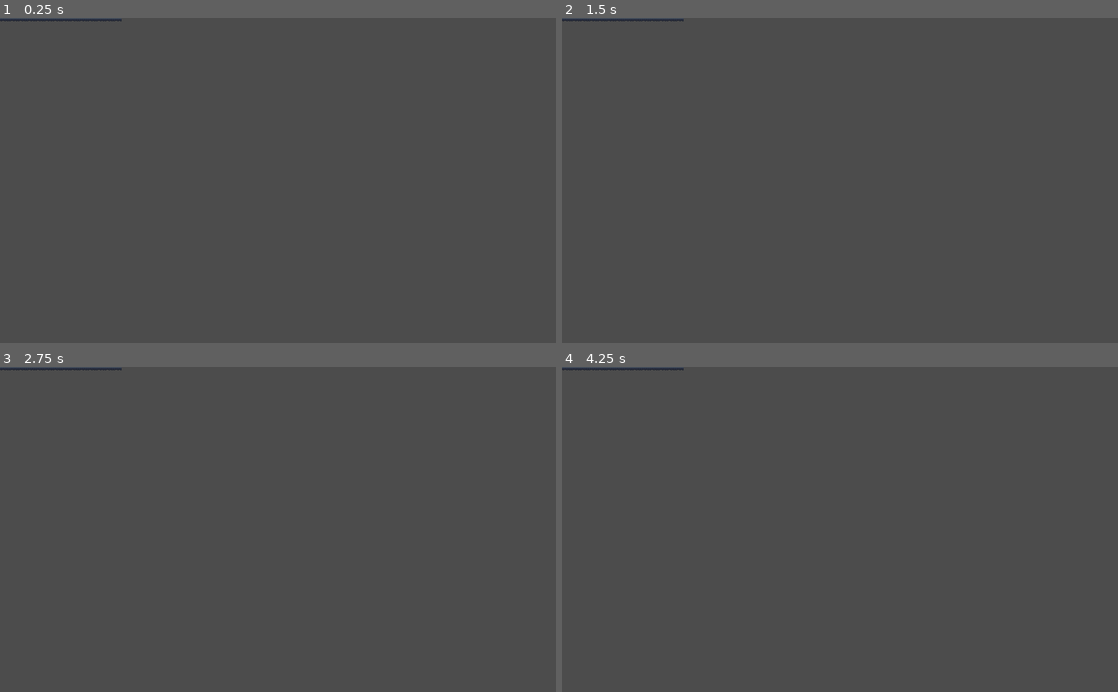
Above: before the commit, frames 1-4 (two rows, left to right).
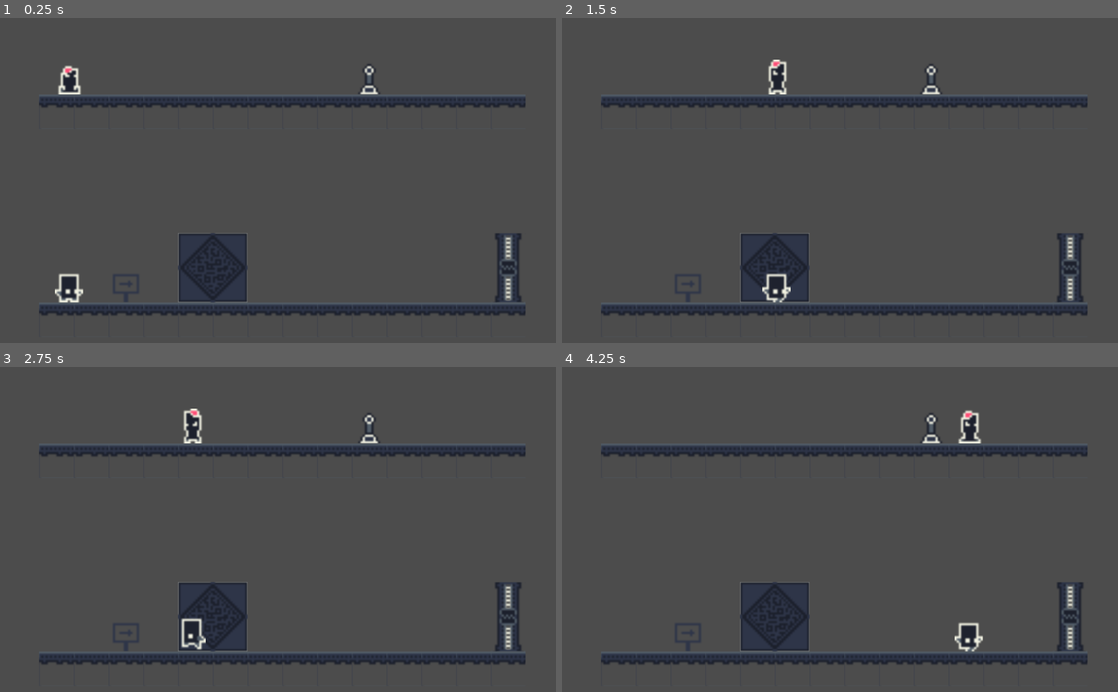
Above: after the commit, the same moments.

Repository: JuanG10/minion3
Game: Godot game, scene res://escenas/niveles/Tutorial clones.tscn
The game is run twice, just before and just after one commit, with the same random seed, the same clock (stepped at 60 frames per second) and the same inputs. The project has no main scene, so this scene is started directly.
Inputs:
- Up to frame 1 (0.25 s): no input
- Up to frame 2 (1.5 s): hold Right (ui_right) from 0.53 s (still down); tap V (abrir_puerta) at 0.6 s; tap Up (ui_up) at 0.77 s; tap X (bajar_cadena) at 1.35 s
- Up to frame 3 (2.75 s): tap Up (ui_up) at 1.52 s; release Right (ui_right) at 2.03 s; hold Left (ui_left) from 2.03 s (still down); tap Z (subir_cadena) at 2.1 s
- Up to frame 4 (4.25 s): release Left (ui_left) at 2.78 s; hold Right (ui_right) from 2.78 s (still down); tap V (abrir_puerta) at 2.85 s; tap Up (ui_up) at 3.02, 3.77 s; tap X (bajar_cadena) at 3.6 s

The runs differ from the first frame. In frame 1, 9.1% of the frame differs, in the area x 0-95%, y 0-92%; in frame 2, 8.8%; in frame 3, 8.7%; in frame 4, 9.1%.

Commit message:
movimientoDeLosRobots

Diff:
--- a/escenas/niveles/Tutorial clones.tscn
+++ b/escenas/niveles/Tutorial clones.tscn
@@ -1,6 +1,8 @@
-[gd_scene load_steps=11 format=2]
+[gd_scene load_steps=13 format=2]
 
 [ext_resource path="res://sprites/nuestrosSprites.png" type="Texture" id=1]
+[ext_resource path="res://escenas/objetos/Jugador.tscn" type="PackedScene" id=2]
+[ext_resource path="res://escenas/objetos/Robot.tscn" type="PackedScene" id=3]
 
 [sub_resource type="ConvexPolygonShape2D" id=1]
 points = PoolVector2Array( 0, 0, 16, 0, 16, 4.51554, 0, 4.51554 )
@@ -331,11 +333,22 @@
 
 [node name="Main" type="Node"]
 
+[node name="Camera2D" type="Camera2D" parent="."]
+position = Vector2( 153.053, -18.2025 )
+current = true
+zoom = Vector2( 0.25, 0.25 )
+
 [node name="TileMap" type="TileMap" parent="."]
+position = Vector2( 43, 38 )
 tile_set = SubResource( 9 )
 cell_size = Vector2( 16, 16 )
 format = 1
-tile_data = PoolIntArray( -458752, 14, 0, -458743, 7, 0, -393216, 1, 2, -393215, 1, 2, -393214, 1, 2, -393213, 1, 2, -393212, 1, 2, -393211, 1, 2, -393210, 1, 2, -393209, 1, 2, -393208, 1, 2, -393207, 1, 2, -393206, 1, 2, -393205, 1, 2, -393204, 1, 2, -393203, 1, 2, -131068, 12, 0, -131059, 11, 0, -65536, 15, 0, -65534, 2, 1, 0, 1, 2, 1, 1, 2, 2,  …(109 unchanged characters)…
+tile_data = PoolIntArray( -458743, 7, 0, -393216, 1, 2, -393215, 1, 2, -393214, 1, 2, -393213, 1, 2, -393212, 1, 2, -393211, 1, 2, -393210, 1, 2, -393209, 1, 2, -393208, 1, 2, -393207, 1, 2, -393206, 1, 2, -393205, 1, 2, -393204, 1, 2, -393203, 1, 2, -131068, 12, 0, -131059, 11, 0, -65534, 2, 1, 0, 1, 2, 1, 1, 2, 2,  …(109 unchanged characters)…
 __meta__ = {
 "_editor_description_": ""
 }
+
+[node name="Jugador" parent="." instance=ExtResource( 2 )]
+position = Vector2( 57.1949, 28.9727 )
+
+[node name="Robot" parent="." instance=ExtResource( 3 )]
--- a/escenas/objetos/Jugador.tscn
+++ b/escenas/objetos/Jugador.tscn
@@ -1,23 +1,20 @@
 [gd_scene load_steps=11 format=2]
 
 [ext_resource path="res://scripts/jugador.gd" type="Script" id=1]
-[ext_resource path="res://sprites/jugador_mov/jugador_sprite_mov_3.png" type="Texture" id=2]
-[ext_resource path="res://sprites/jugador_mov/idle_0.png" type="Texture" id=3]
-[ext_resource path="res://sprites/jugador_mov/jugador_sprite_mov_2.png" type="Texture" id=4]
-[ext_resource path="res://sprites/jugador_mov/jugador_sprite_mov_5.png" type="Texture" id=5]
-[ext_resource path="res://sprites/jugador_mov/jugador_sprite_mov_1.png" type="Texture" id=6]
-[ext_resource path="res://sprites/jugador_mov/jugador_sprite_mov_4.png" type="Texture" id=7]
+[ext_resource path="res://sprites/jugador/jugador_sprite_mov_3.png" type="Texture" id=2]
+[ext_resource path="res://sprites/jugador/idle_0.png" type="Texture" id=3]
+[ext_resource path="res://sprites/jugador/jugador_sprite_mov_2.png" type="Texture" id=4]
+[ext_resource path="res://sprites/jugador/jugador_sprite_mov_5.png" type="Texture" id=5]
+[ext_resource path="res://sprites/jugador/jugador_sprite_mov_1.png" type="Texture" id=6]
+[ext_resource path="res://sprites/jugador/jugador_sprite_mov_4.png" type="Texture" id=7]
+[ext_resource path="res://sprites/jugador/idle_1.png" type="Texture" id=8]
 
-[sub_resource type="RectangleShape2D" id=10]
+[sub_resource type="RectangleShape2D" id=1]
 extents = Vector2( 6.12752, 7.73519 )
 
-[sub_resource type="StreamTexture" id=11]
-flags = 6
-load_path = "res://.import/idle_1.png-4c89fc2afff5ad6adf3aa376ec7db838.stex"
-
-[sub_resource type="SpriteFrames" id=12]
+[sub_resource type="SpriteFrames" id=3]
 animations = [ {
-"frames": [ ExtResource( 3 ), SubResource( 11 ), ExtResource( 3 ) ],
+"frames": [ ExtResource( 3 ), ExtResource( 8 ), ExtResource( 3 ) ],
 "loop": true,
 "name": "idle",
 "speed": 1.5
@@ -35,13 +32,14 @@
 "_edit_group_": true
 }
 
-[node name="jugador_col" type="CollisionShape2D" parent="."]
+[node name="character_col" type="CollisionShape2D" parent="."]
 position = Vector2( 0.054409, 0.110954 )
-shape = SubResource( 10 )
+shape = SubResource( 1 )
 
-[node name="jugador_spr" type="AnimatedSprite" parent="jugador_col"]
+[node name="character_spr" type="AnimatedSprite" parent="character_col"]
 position = Vector2( -0.0155888, -0.134804 )
-frames = SubResource( 12 )
+frames = SubResource( 3 )
 animation = "idle"
-frame = 2
+frame = 1
 speed_scale = 2.0
+playing = true
--- /dev/null
+++ b/escenas/objetos/Robot.tscn
@@ -0,0 +1,48 @@
+[gd_scene load_steps=12 format=2]
+
+[ext_resource path="res://scripts/jugador.gd" type="Script" id=1]
+[ext_resource path="res://sprites/Robot/robot_mov_0.png" type="Texture" id=2]
+[ext_resource path="res://sprites/Robot/robot_mov_3.png" type="Texture" id=3]
+[ext_resource path="res://sprites/Robot/robot_mov_4.png" type="Texture" id=4]
+[ext_resource path="res://sprites/Robot/robot_off.png" type="Texture" id=5]
+[ext_resource path="res://sprites/Robot/robot_idle_1.png" type="Texture" id=6]
+[ext_resource path="res://sprites/Robot/robot_mov_2.png" type="Texture" id=7]
+[ext_resource path="res://sprites/Robot/robot_idle_0.png" type="Texture" id=8]
+[ext_resource path="res://sprites/Robot/robot_mov_1.png" type="Texture" id=9]
+
+[sub_resource type="RectangleShape2D" id=1]
+extents = Vector2( 5.82694, 7.92849 )
+
+[sub_resource type="SpriteFrames" id=2]
+animations = [ {
+"frames": [ ExtResource( 6 ), ExtResource( 8 ) ],
+"loop": true,
+"name": "idle",
+"speed": 1.9
+}, {
+"frames": [ ExtResource( 5 ) ],
+"loop": false,
+"name": "off",
+"speed": 0.0
+}, {
+"frames": [ ExtResource( 2 ), ExtResource( 9 ), ExtResource( 7 ), ExtResource( 3 ), ExtResource( 4 ) ],
+"loop": true,
+"name": "movimiento_horizontal",
+"speed": 6.0
+} ]
+
+[node name="Robot" type="KinematicBody2D"]
+position = Vector2( 57.168, -67.2456 )
+script = ExtResource( 1 )
+__meta__ = {
+"_edit_group_": true
+}
+
+[node name="character_col" type="CollisionShape2D" parent="."]
+shape = SubResource( 1 )
+
+[node name="character_spr" type="AnimatedSprite" parent="character_col"]
+frames = SubResource( 2 )
+animation = "idle"
+frame = 1
+playing = true
--- a/scripts/gancho_area.gd
+++ b/scripts/gancho_area.gd
@@ -3,9 +3,7 @@
 func _on_jugador_area_body_entered(body):
 	if body.get_name() == "Jugador":
 		body.can_climb = true
-		print(true)
 
 func _on_jugador_area_body_exited(body):
 	if body.get_name() == "Jugador":
 		body.can_climb = false
-		print(false)
--- a/scripts/jugador.gd
+++ b/scripts/jugador.gd
@@ -3,9 +3,12 @@
 var speed = 100
 var velocity = Vector2()
 
-onready var player_spr = $jugador_col/jugador_spr
+onready var player_spr = $character_col/character_spr
 
 var can_climb = false
+
+func _ready():
+	player_spr.play("idle")
 
 func _physics_process(delta):
 	get_input()
Binary file added: escenas/niveles/robot_mov/robot_idle_0.png
Not shown, changed: escenas/niveles/robot_mov/robot_idle_0.png.import
Binary file added: escenas/niveles/robot_mov/robot_idle_1.png
Not shown, changed: escenas/niveles/robot_mov/robot_idle_1.png.import
Binary file added: escenas/niveles/robot_mov/robot_mov.png
Not shown, added: escenas/niveles/robot_mov/robot_mov.png.import
Binary file added: escenas/niveles/robot_mov/robot_off.png
Not shown, changed: escenas/niveles/robot_mov/robot_off.png.import
Binary file added: sprites/Robot/robot_idle_0.png
Not shown, added: sprites/Robot/robot_idle_0.png.import
Binary file added: sprites/Robot/robot_idle_1.png
Not shown, added: sprites/Robot/robot_idle_1.png.import
(and 27 more such lines)
